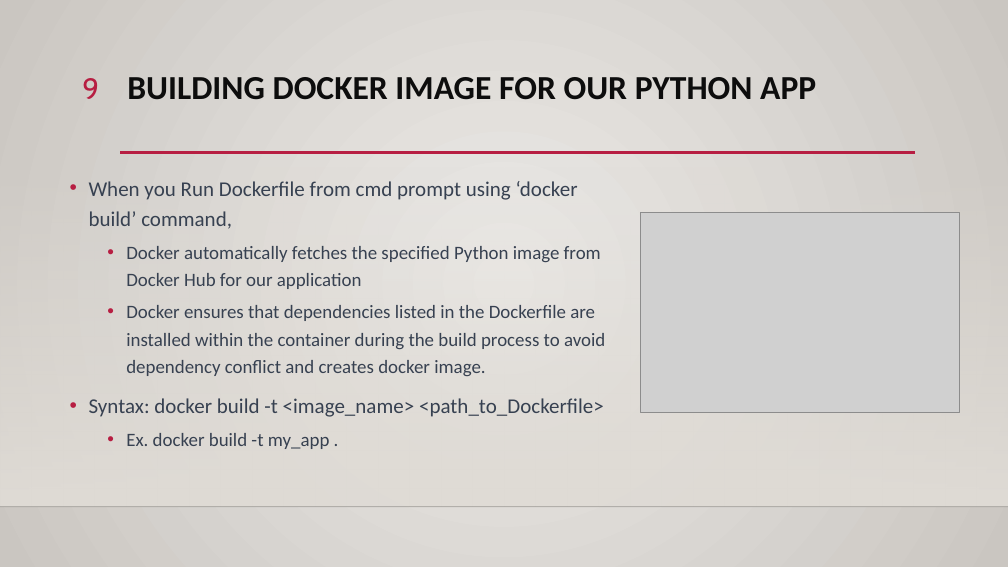
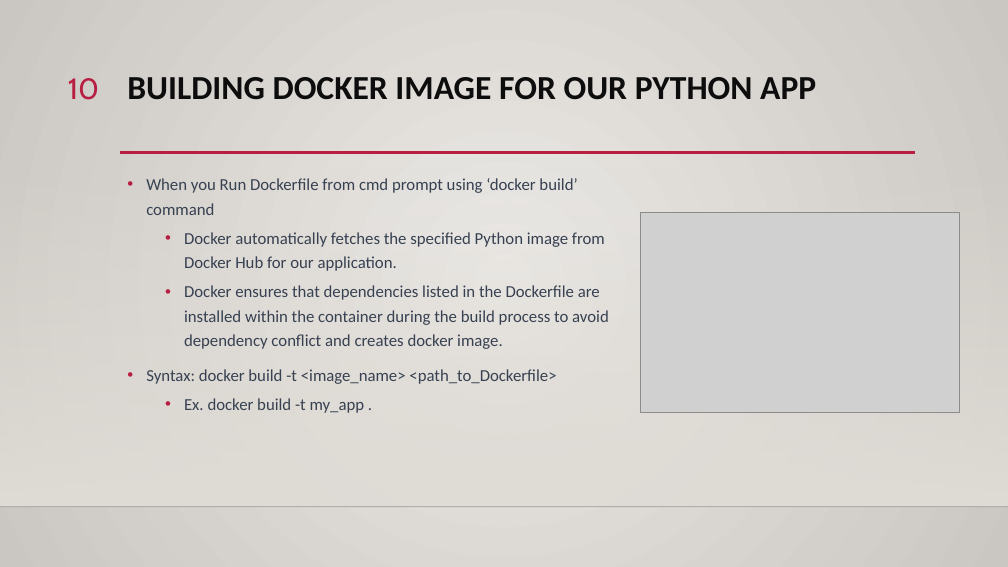
Before and after one commit to ddum-sutd/docker_workshop, a slide deck: slide 10 of Docker_workshop.pptx (slide 9 before the commit). Drawn at 1008x567 pixels with LibreOffice and Linux fonts; fonts in the diff are those of the drawing; grey boxes stand for pictures; background and template pictures are left out. Boxes give left, top, right and bottom in pixels: in the first picture for what was removed or moved away, otherwise in the second. Text is boxed around its words. In the diff, an @@ line names an element or a change of style, - is before the commit and + after.

Commit message:
updated slides moved python running slide

```diff
--- a/Docker_workshop.pptx
+++ b/Docker_workshop.pptx
@@ page number at <box>68,78,99,100</box>: text changed @@
-9
+10
@@ text "When you Run Dockerfile from ...": place and size @@
-text "When you Run Dockerfile from ..." at <box>89,181,605,449</box>
+text "When you Run Dockerfile from ..." at <box>146,178,609,413</box>
@@ text at <box>146,178,605,271</box>: text changed; size 18 to 16 pt @@
-• When you Run Dockerfile from cmd prompt using ‘docker build’ command,
-  • Docker automatically fetches the specified Python image from Docker Hub for our application
+• When you Run Dockerfile from cmd prompt using ‘docker build’ command
+  • Docker automatically fetches the specified Python image from Docker Hub for our application.
@@ text at <box>146,285,609,413</box>: size 18 to 16 pt in "Docker ensures that dependencies listed in the ...", "Ex. docker build -t my_app ."; size 20 to 16 pt in "Syntax: docker build -t <image_name> <path_to_Dockerfile>" @@
```
Also in this commit, not shown: 11 other slides changed, 1 slide added.
